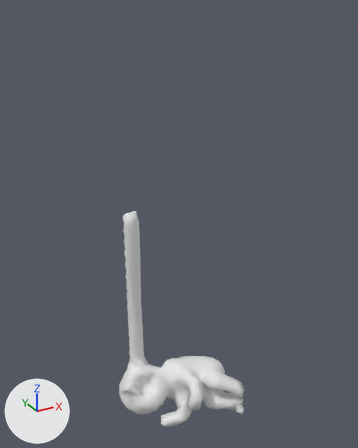
A saved change to the Blender file GodotProject2/models/baby.blend.
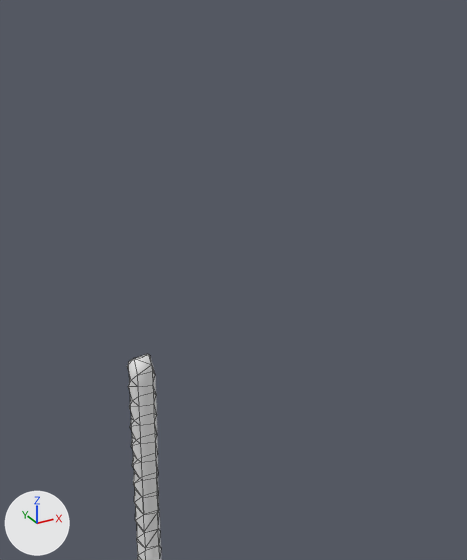
Each version appears first whole from a camera (50 mm lens) standing at (-10.5, -21.4, 21.4) and looking at (1.1, -0.2, 10.9), and next in a close-up on the part from 13% to 91% of the width and 0% to 74% of the height. Arrows for +X, +Y and +Z are at lower left; the lights stay in place. The close-ups show mesh edges as thin lines.

The older version as bpy lines, for what is in view:
```python
me_mesh_001 = bpy.data.meshes.new('Mesh.001')
me_mesh_001.from_pydata(...)  # 656 vertices, 857 faces; spans x -1.15..4.18, y -6.08..1.12, z -2.7..6.59
me_mesh_001.polygons.foreach_set('use_smooth', [True] * 857)
ob_mball_011 = bpy.data.objects.new('Mball.011', me_mesh_001)
ob_mball_011.location = (-0.97, 0.41, 0.12)
ob_mball_011.rotation_euler = (-0.825, 0.0, 0.0)  # degrees (-47, 0, 0)
ob_mball_011.scale = (1.28, 1.28, 1.28)
```
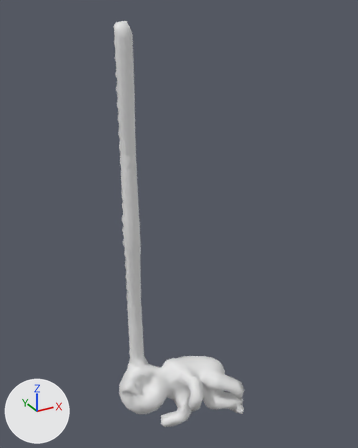
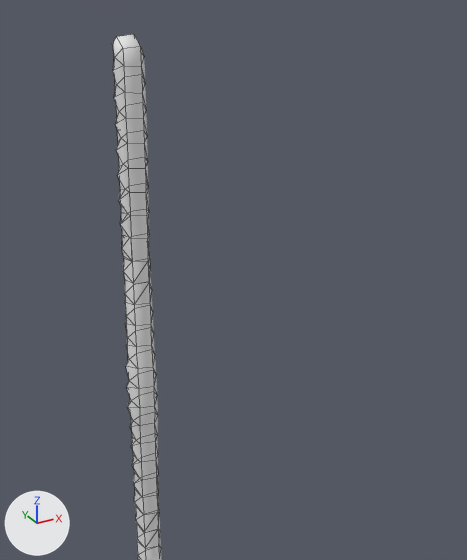
Pixel boxes (x1, y1, x2, y2) of what changed, in the close-ups (467 x 560 px):
```json
{"object": "Mball.011", "change": "reshaped", "before": [127, 354, 162, 560], "after": [112, 34, 162, 560]}
{"part": 1, "of": "me_mesh_001", "change": "built on", "before": [127, 354, 157, 434], "after": [112, 34, 158, 434]}
```

Edits to the scene script, one JSON object a line:
```json
{"block": "me_mesh_001", "where": "# used by ob_mball_011; location = (-0.97, 0.41, 0.12); rotation_euler = (-0.825, 0.0, 0.0), in degrees (-47, 0, 0); scale = (1.28, 1.28, 1.28)"}
{"op": "remove", "block": "me_mesh_001", "code": "me_mesh_001.from_pydata(...)  # 656 vertices, 857 faces; spans x -1.15..4.18, y -6.08..1.12, z -2.7..6.59"}
{"op": "add", "block": "me_mesh_001", "code": "me_mesh_001.from_pydata(...)  # 818 vertices, 1072 faces; spans x -1.15..4.18, y -11.4..1.12, z -2.7..11.58"}
{"block": "me_mesh_001", "change": "me_mesh_001 part 1"}
{"block": "me_mesh_001", "change": "7 vertices are removed from x -0.28..0.24, y -6.08..-5.65, z 6.04..6.59"}
{"block": "me_mesh_001", "change": "19 faces are deleted"}
{"block": "me_mesh_001", "change": "3 vertices in x 0.34..0.35, y -5.65..-4.88, z 5.65..6.04 move by (0.03, 0.0, 0.0)"}
{"block": "me_mesh_001", "change": "3 vertices in x -0.19..0.19, y -5.65..-4.88, z 5.84..6.55 move by (0.0, 0.0, 0.06)"}
{"block": "me_mesh_001", "change": "30 vertices move from x -0.31..0.35, y -6.04..-4.48, z 5.11..6.43 to x -0.35..0.38, y -6.05..-4.48, z 5.1..6.82"}
{"block": "me_mesh_001", "change": "139 vertices are added at x -0.33..0.37, y -11.4..-5.65, z 6.04..11.58"}
{"block": "me_mesh_001", "change": "10 new vertices lie (0.38, 0.0, 0.04) away from vertices in x -0.19, y -10.72..-6.04, z 6.92..11.24"}
{"block": "me_mesh_001", "change": "9 new vertices lie (0.38, 0.05, 0.0) away from vertices in x -0.19, y -11.02..-6.04, z 6.43..11.5"}
{"block": "me_mesh_001", "change": "6 new vertices lie (0.38, 0.0, -0.05) away from vertices in x -0.19, y -10.34..-6.43, z 6.56..10.16"}
{"block": "me_mesh_001", "change": "5 new vertices lie (0.38, -0.04, 0.0) away from vertices in x -0.19, y -10.95..-7.15, z 7.22..10.72"}
{"block": "me_mesh_001", "change": "234 new faces join them"}
```
